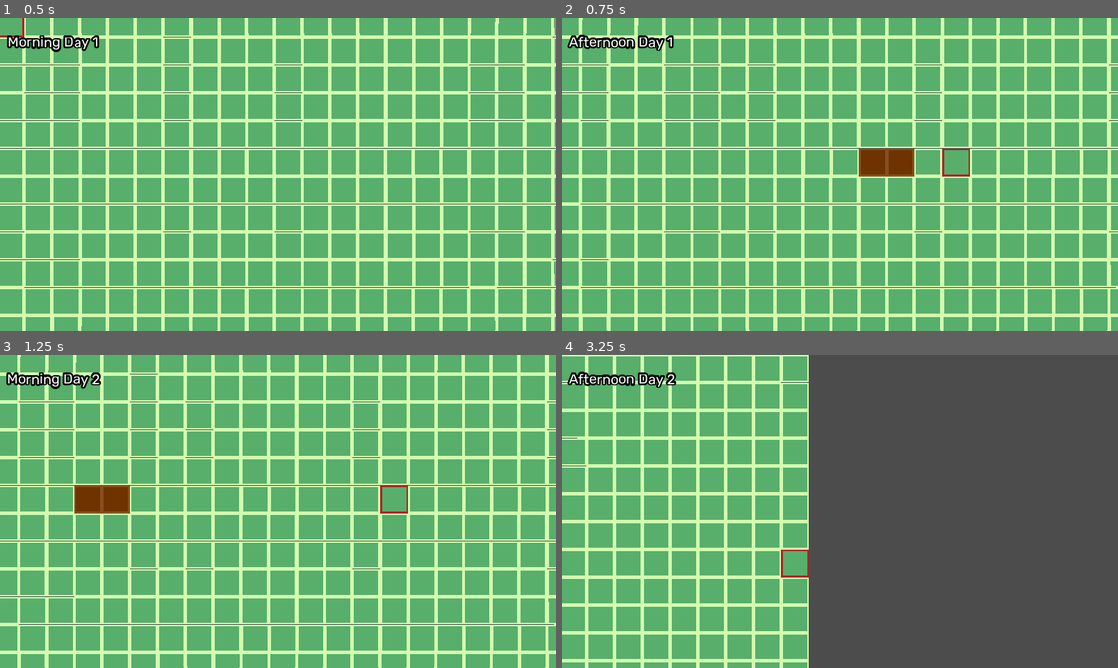
Above: before the commit, frames 1-4 (two rows, left to right).
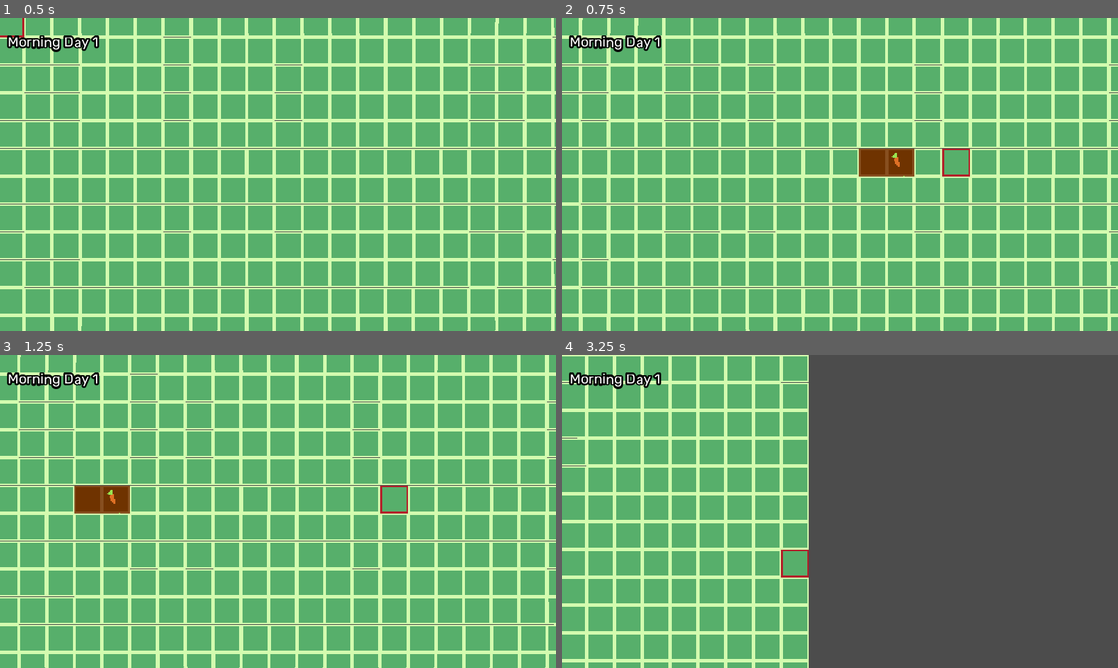
Above: after the commit, the same moments.

Repository: connorwmackay/Harvest
Game: Godot game, scene res://Game.tscn
Same seed, same stepped clock (60 frames per second), same inputs: the game is played once before the commit and once after it.
Inputs (mouse positions are in pixels of both pictures, inside the frame that each line leads up to):
- Up to frame 1 (0.5 s): no input
- Up to frame 2 (0.75 s): tap Enter at 0.5 s; move the mouse to (962, 158) at 0.52 s; press the mouse at (962, 158) at 0.53 s; hold Right (ui_right) from 0.53 s (still down); tap E (plant) at 0.6 s
- Up to frame 3 (1.25 s): keep holding Right (ui_right)
- Up to frame 4 (3.25 s): move the mouse to (728, 527) at 1.27 s; release Right (ui_right) at 1.28 s; release the mouse at (728, 527) at 1.28 s; hold Down (ui_down) 1.28-2.03 s; click (728, 527) at 1.35 s; tap W (water) at 1.55, 2.1 s; move the mouse to (895, 442) at 2.02 s; hold Right (ui_right) 2.03-2.78 s; tap E (plant) at 2.3, 2.85 s; move the mouse to (812, 574) at 2.77 s; hold Up (ui_up) from 2.78 s (still down); click (812, 574) at 3.05 s

Frame 1 is identical in both runs. In frame 2, 0.6% of the frame differs, in the area x 1-62%, y 5-51%; in frame 3, 0.4%; in frame 4, 0.6%.

Commit message:
Planting

Diff:
--- /dev/null
+++ b/CarrotPlant.tscn
@@ -0,0 +1,42 @@
+[gd_scene load_steps=7 format=2]
+
+[ext_resource path="res://sprites/carrots.png" type="Texture" id=1]
+[ext_resource path="res://Plant.gd" type="Script" id=2]
+
+[sub_resource type="AtlasTexture" id=2]
+atlas = ExtResource( 1 )
+region = Rect2( 0, 0, 32, 32 )
+
+[sub_resource type="AtlasTexture" id=3]
+atlas = ExtResource( 1 )
+region = Rect2( 0, 32, 32, 32 )
+
+[sub_resource type="AtlasTexture" id=4]
+atlas = ExtResource( 1 )
+region = Rect2( 32, 0, 32, 32 )
+
+[sub_resource type="SpriteFrames" id=1]
+animations = [ {
+"frames": [ SubResource( 2 ) ],
+"loop": true,
+"name": "Early",
+"speed": 5.0
+}, {
+"frames": [ SubResource( 3 ) ],
+"loop": true,
+"name": "Final",
+"speed": 5.0
+}, {
+"frames": [ SubResource( 4 ) ],
+"loop": true,
+"name": "Mid",
+"speed": 5.0
+} ]
+
+[node name="CarrotPlant" type="Node2D" groups=["plant"]]
+script = ExtResource( 2 )
+
+[node name="AnimatedSprite" type="AnimatedSprite" parent="."]
+frames = SubResource( 1 )
+animation = "Early"
+centered = false
--- a/DateTime.gd
+++ b/DateTime.gd
@@ -35,4 +35,7 @@
 		day_ind += 1
 		set_day()
 
+		for plant in get_tree().get_nodes_in_group("plant"):
+			plant.recieve_new_day()
+
 	set_time()
--- /dev/null
+++ b/Plant.gd
@@ -0,0 +1,27 @@
+extends Node2D
+
+onready var animated_sprite: AnimatedSprite = get_node("AnimatedSprite")
+
+var days_existed = 0
+export(int) var days_until_mid = 1
+export(int) var days_until_end = 2
+
+var was_watered = false
+
+func recieve_new_day():
+	days_existed += 1
+	was_watered = false
+
+	if days_existed >= days_until_mid:
+		animated_sprite.set_animation("Mid")
+
+	if days_existed >= days_until_end:
+		animated_sprite.set_animation("Final")
+
+func recieve_watered():
+	was_watered = true
+
+func _ready():
+	was_watered = false
+	animated_sprite.set_animation("Early")
+	days_existed = 0
--- a/scripts/SelectedTile.gd
+++ b/scripts/SelectedTile.gd
@@ -51,9 +51,21 @@
 		if selected_mode == SelectionMode.Till and map_cell == 1:
 			tilemap.set_cell(mouse_map_coord.x, mouse_map_coord.y, 0)
 			num_actions += 1
-		elif selected_mode == SelectionMode.Plant:
-			print("Plant on selected tile")
-			num_actions += 1
+		elif selected_mode == SelectionMode.Plant and (map_cell == 0 or map_cell == 2):
+			var can_plant = true
+
+			# Check for an existing plant
+			for plant_exst in get_tree().get_nodes_in_group("plant"):
+				if plant_exst.position == tilemap.map_to_world(mouse_map_coord):
+					can_plant = false
+
+			# Only plant the plant if there wasn't a plant on the tile
+			if can_plant:
+				var plant = load("res://CarrotPlant.tscn")
+				var plant_inst = plant.instance()
+				plant_inst.position = tilemap.map_to_world(mouse_map_coord)
+				get_tree().get_current_scene().add_child(plant_inst)
+				num_actions += 1
 		elif selected_mode == SelectionMode.Sell:
 			print("Sell harvest on selected tile")
 			num_actions += 1
Binary file added: sprites/Plants.aseprite
Binary file added: sprites/carrots.png
Not shown, added: sprites/carrots.png.import
Binary file removed: sprites/farm_tiles.aseprite
